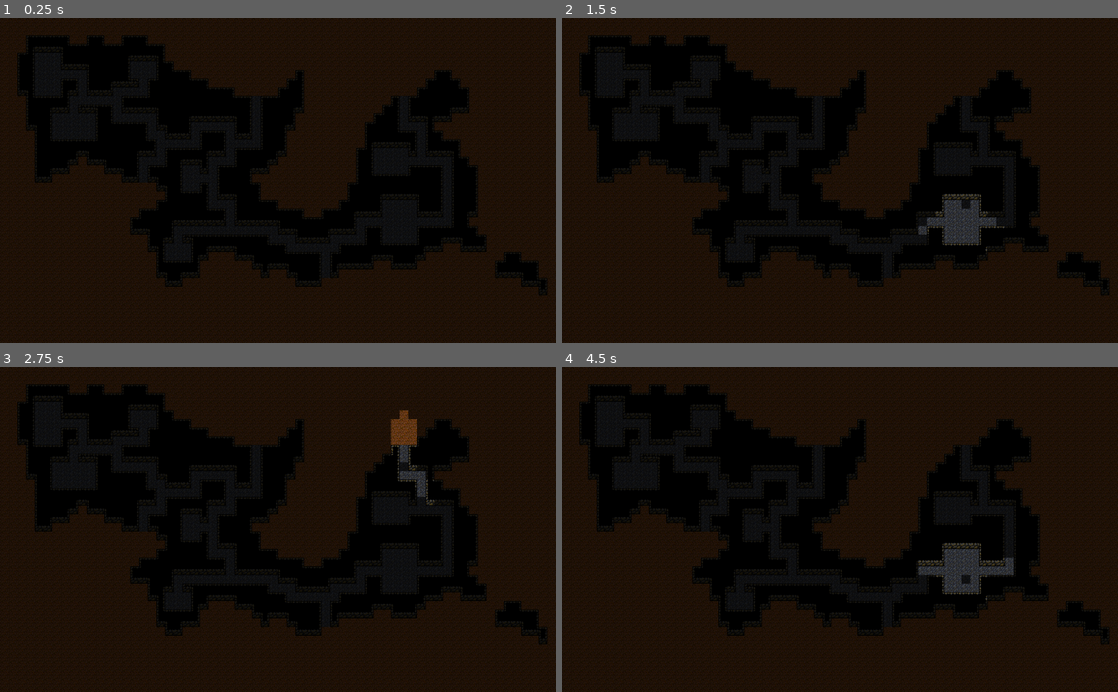
Above: before the commit, frames 1-4 (two rows, left to right).
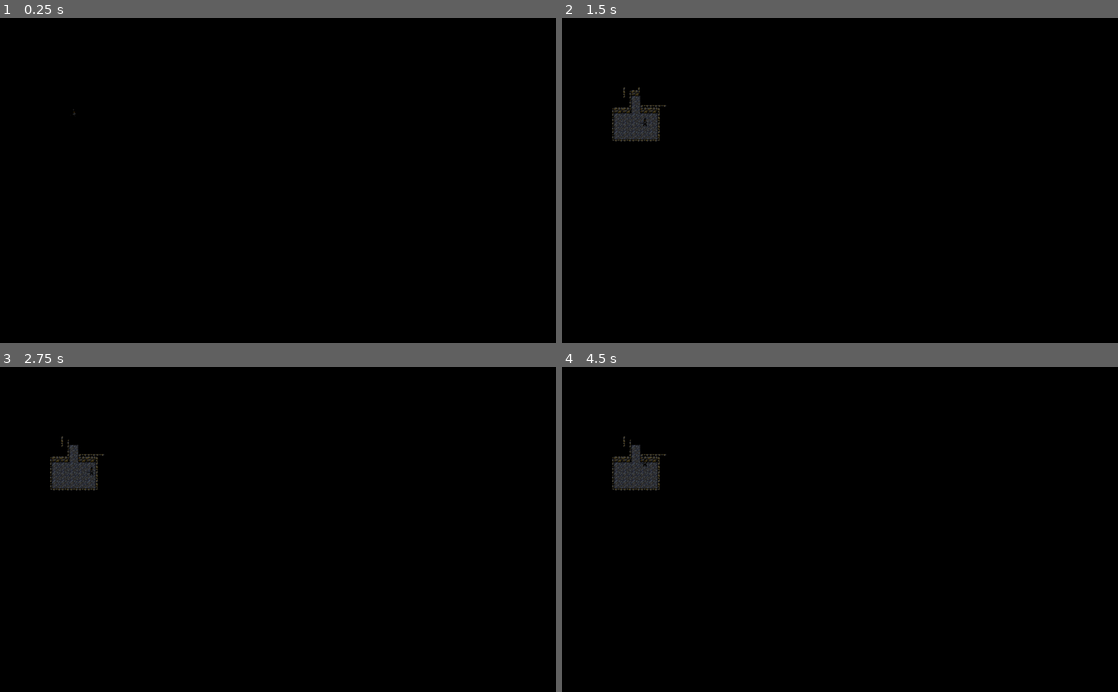
Above: after the commit, the same moments.

Repository: kosinaz/sea-of-fog
Game: Godot game, scene res://map.tscn
Same seed, same stepped clock (60 frames per second), same inputs: the game is played once before the commit and once after it.
Inputs:
- Up to frame 1 (0.25 s): no input
- Up to frame 2 (1.5 s): tap Enter at 0.5 s; hold Right (ui_right) 0.53-1.28 s; tap Space at 1.25 s; hold Down (ui_down) from 1.28 s (still down)
- Up to frame 3 (2.75 s): tap Enter at 2 s; release Down (ui_down) at 2.03 s; hold Right (ui_right) from 2.03 s (still down)
- Up to frame 4 (4.5 s): tap Space at 2.75, 4.25 s; release Right (ui_right) at 2.78 s; hold Up (ui_up) 2.78-3.53 s; tap Enter at 3.5 s; hold Left (ui_left) from 3.53 s (still down)

The runs differ from the first frame. In frame 1, 54% of the frame differs, in the area x 0-100%, y 0-100%; in frame 2, 56%; in frame 3, 55%; in frame 4, 56%.

Commit message:
add player

Diff:
--- a/Sea of Fog/fov.gd
+++ b/Sea of Fog/fov.gd
@@ -1,33 +1,26 @@
-extends TileMap
+class_name Fov
+extends Node
 
 var start_x : int
 var start_y : int
 var width : int
 var height: int
 var radius : float
-onready var walls = get_used_cells_by_id(4)
+var walls = []
 var map = {}
 
-func _unhandled_key_input(_event):
-	$"%TileMap2".clear()
+func calculate(_start_x : int, _start_y : int, _radius : float, _walls) -> Object:
 	map = {}
-	randomize()
-	var floors = get_used_cells_by_id(3)
-	var start = floors[randi() % floors.size()]
-	calculate(start.x, start.y, 6)
-	for cell in map:
-		$"%TileMap2".set_cell(cell.x, cell.y, get_cell(cell.x, cell.y), false, false, false, get_cell_autotile_coord(cell.x, cell.y))
-	$"%TileMap2".set_cell(start.x, start.y, 0)
-
-func calculate(_start_x : int, _start_y : int, _radius : float) -> void:
 	var diagonals = [Vector2(1, 1), Vector2(-1, -1), Vector2(1, -1), Vector2(-1, 1)]
 	start_x = _start_x
 	start_y = _start_y
 	radius = _radius
+	walls = _walls
 	map[Vector2(start_x, start_y)] = "visible"
 	for d in diagonals:
 		cast_light(1, 1.0, 0.0, 0, d.x, d.y, 0)
 		cast_light(1, 1.0, 0.0, d.x, 0, 0, d.y)
+	return map
 
 func cast_light(row: int, start: float, end : float, xx : int, xy : int, yx : int, yy : int):
 	var new_start : float = 0.0
--- /dev/null
+++ b/Sea of Fog/map.gd
@@ -0,0 +1,19 @@
+extends Node2D
+
+var fov = Fov.new()
+
+func _unhandled_input(event):
+	if event.is_action_pressed("ui_up"):
+		$"%Player".position.y -= 16
+	if event.is_action_pressed("ui_down"):
+		$"%Player".position.y += 16
+	if event.is_action_pressed("ui_left"):
+		$"%Player".position.x -= 16
+	if event.is_action_pressed("ui_right"):
+		$"%Player".position.x += 16
+	var map_position = $TileMap.world_to_map($"%Player".position)
+	var walls = $TileMap.get_used_cells_by_id(4)
+	var current_fov = fov.calculate(map_position.x, map_position.y, 6, walls)
+	$"%TileMap2".clear()
+	for cell in current_fov:
+		$"%TileMap2".set_cell(cell.x, cell.y, $"%TileMap".get_cell(cell.x, cell.y), false, false, false, $"%TileMap".get_cell_autotile_coord(cell.x, cell.y))
--- a/Sea of Fog/map.tscn
+++ b/Sea of Fog/map.tscn
@@ -1,8 +1,10 @@
-[gd_scene load_steps=5 format=2]
+[gd_scene load_steps=7 format=2]
 
 [ext_resource path="res://fov.gd" type="Script" id=1]
 [ext_resource path="res://floor.png" type="Texture" id=2]
 [ext_resource path="res://wall.png" type="Texture" id=3]
+[ext_resource path="res://player.tscn" type="PackedScene" id=4]
+[ext_resource path="res://map.gd" type="Script" id=5]
 
 [sub_resource type="TileSet" id=1]
 2/name = "floor.png 2"
@@ -57,9 +59,12 @@
 4/shapes = [  ]
 4/z_index = 0
 
-[node name="Node2D" type="Node2D"]
+[node name="Map" type="Node2D"]
+script = ExtResource( 5 )
 
 [node name="TileMap" type="TileMap" parent="."]
+unique_name_in_owner = true
+visible = false
 modulate = Color( 1, 1, 1, 0.317647 )
 tile_set = SubResource( 1 )
 cell_size = Vector2( 16, 16 )
@@ -72,3 +77,7 @@
 tile_set = SubResource( 1 )
 cell_size = Vector2( 16, 16 )
 format = 1
+
+[node name="Player" parent="." instance=ExtResource( 4 )]
+unique_name_in_owner = true
+position = Vector2( 128, 176 )
--- /dev/null
+++ b/Sea of Fog/player.tscn
@@ -0,0 +1,23 @@
+[gd_scene load_steps=4 format=2]
+
+[ext_resource path="res://player.png" type="Texture" id=1]
+
+[sub_resource type="AtlasTexture" id=1]
+flags = 4
+atlas = ExtResource( 1 )
+region = Rect2( 0, 0, 16, 16 )
+
+[sub_resource type="SpriteFrames" id=2]
+animations = [ {
+"frames": [ SubResource( 1 ) ],
+"loop": true,
+"name": "default",
+"speed": 5.0
+} ]
+
+[node name="Player" type="Node2D"]
+
+[node name="AnimatedSprite" type="AnimatedSprite" parent="."]
+position = Vector2( 0, -8 )
+frames = SubResource( 2 )
+centered = false
--- a/Sea of Fog/project.godot
+++ b/Sea of Fog/project.godot
@@ -7,6 +7,16 @@
 ;   param=value ; assign values to parameters
 
 config_version=4
+
+_global_script_classes=[ {
+"base": "Node",
+"class": "Fov",
+"language": "GDScript",
+"path": "res://fov.gd"
+} ]
+_global_script_class_icons={
+"Fov": ""
+}
 
 [application]
 
Binary file added: Sea of Fog/player.png
Not shown, added: Sea of Fog/player.png.import
